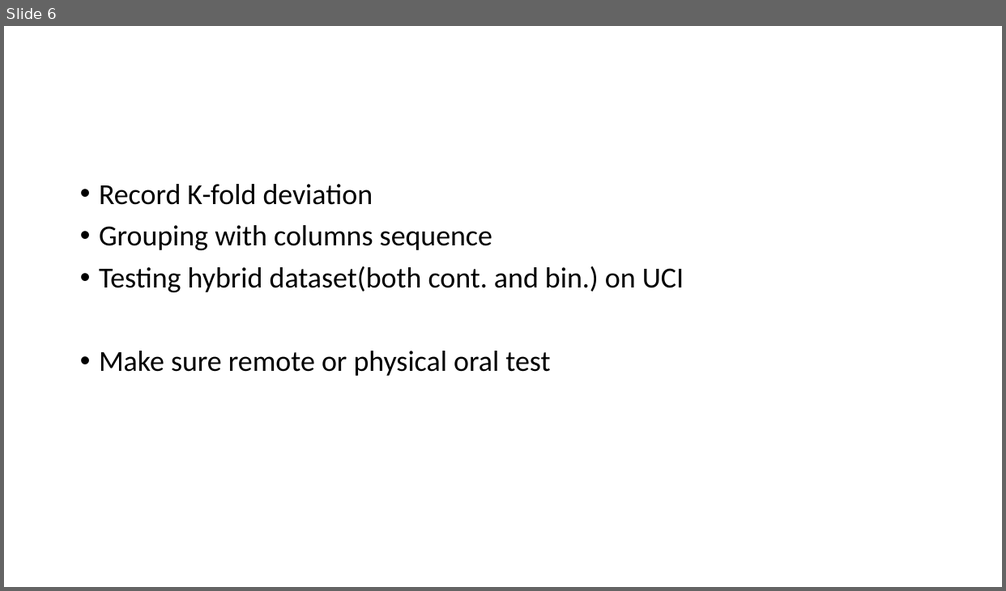
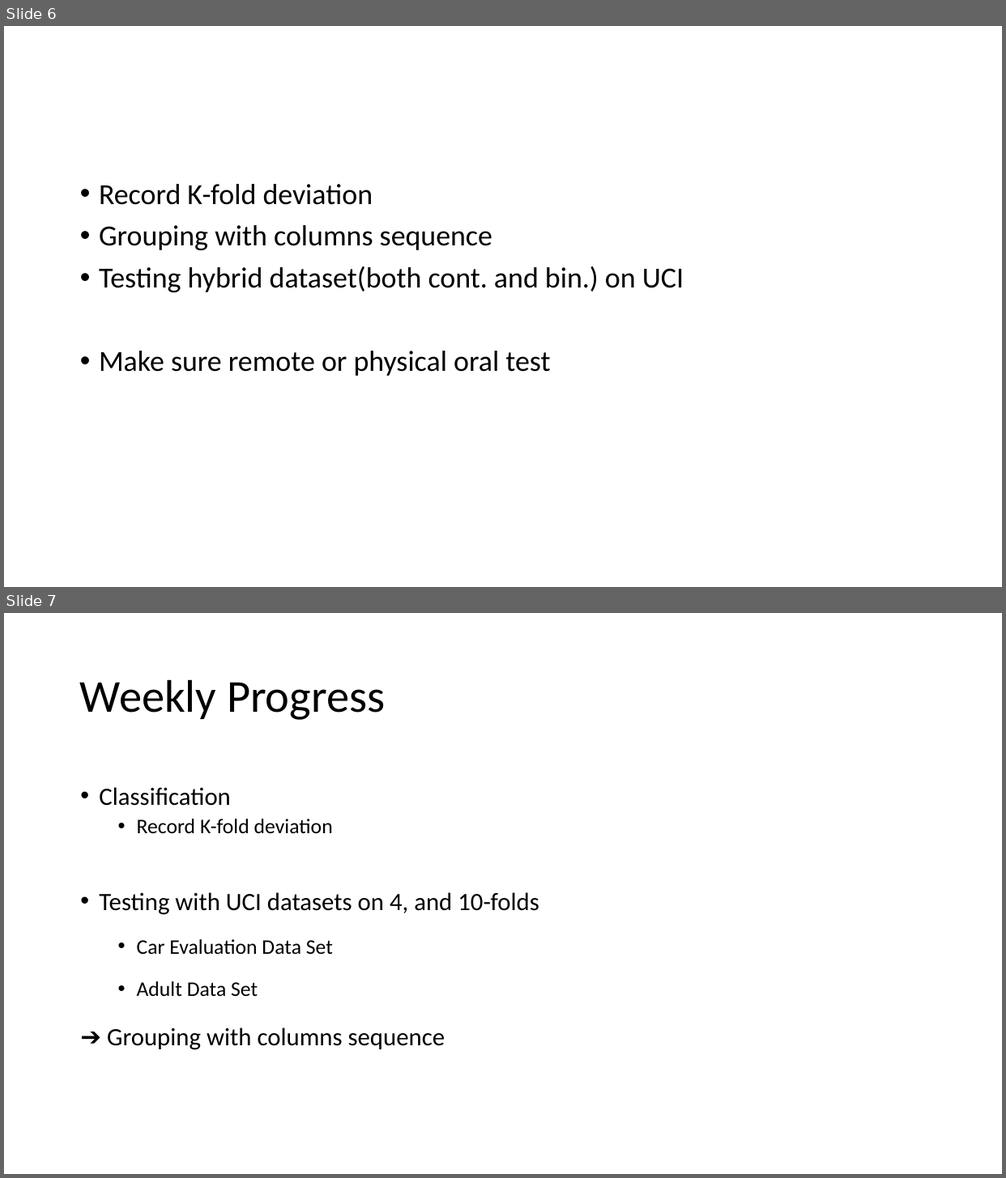
Before and after one commit to R64825/NTUIIE-Research, a slide deck: ppt/2022-10 meeting.pptx. Shown one above the other, each under a label of ours: slide 6 before the commit, slides 6 and 7 after it. The pictures are 1006x591 and 1006x1178 pixels, drawn with LibreOffice and Linux fonts; fonts in the diff are those of the drawing. Boxes give left, top, right and bottom in pixels: in the first picture for what was removed or moved away, otherwise in the second. Text is boxed around its words. In the diff, an @@ line names an element or a change of style, - is before the commit and + after.

```diff
--- a/ppt/2022-10 meeting.pptx
+++ b/ppt/2022-10 meeting.pptx
@@ slide 7 added at bbox=[4, 613, 1002, 1174], background #FFFFFF @@
@@ title added at bbox=[80, 679, 385, 720], 44 pt, text #000000 @@
+Weekly Progress
@@ text added at bbox=[99, 787, 539, 1050], 24 pt, text #000000 @@
+  • Classification
+    • Record K-fold deviation
+  • Testing with UCI datasets on 4, and 10-folds
+    • Car Evaluation Data Set
+    • Adult Data Set
+  ➔ Grouping with columns sequence
```
Also in this commit, not shown: 2 other slides added.
